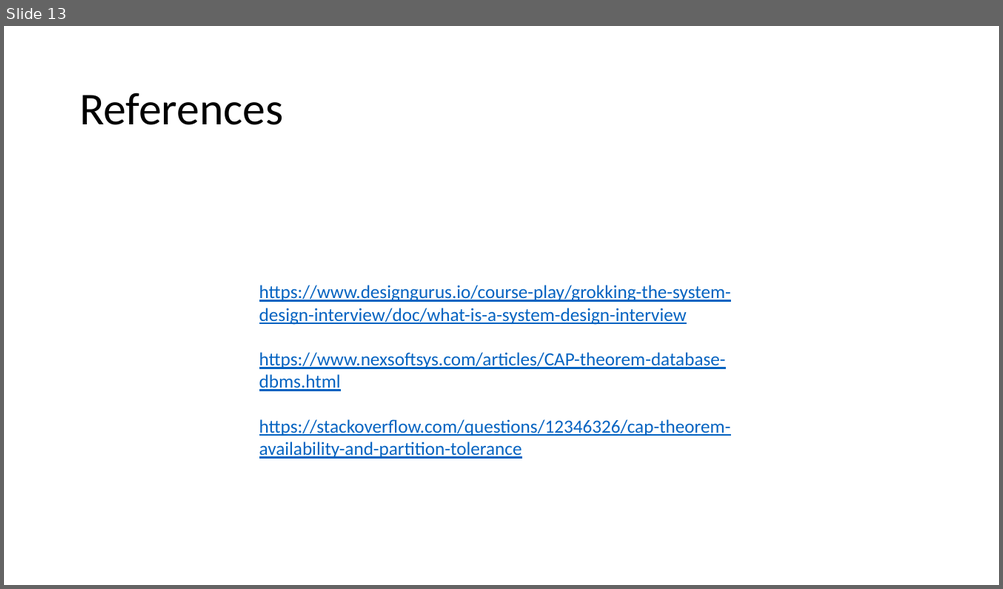
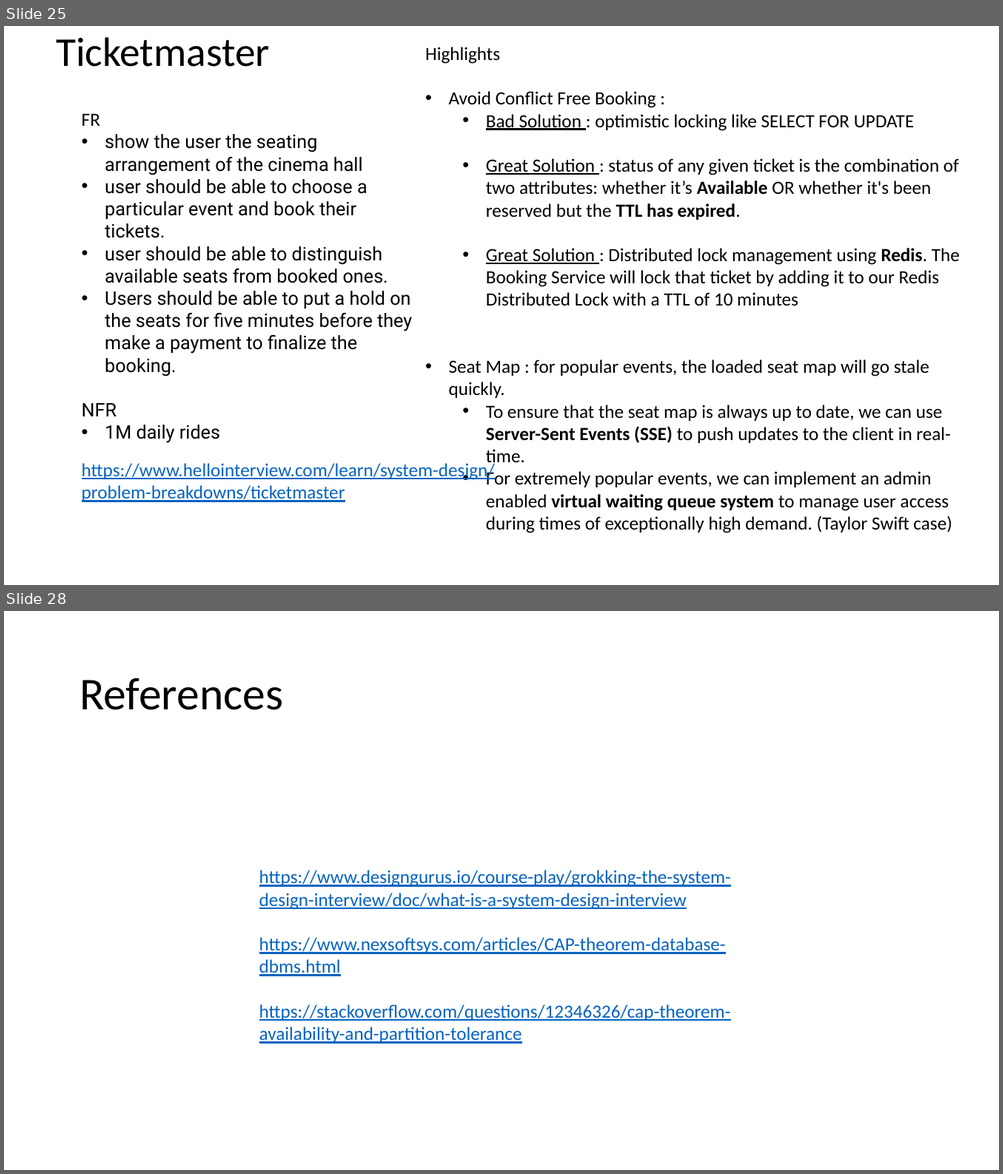
Before and after one commit to as6485/technology, a slide deck: System Design.pptx. Shown one above the other, each under a label of ours: slide 13 before the commit, slides 25 and 28 after it; the slides between them are not shown. The pictures are 1003x589 and 1003x1174 pixels, drawn with LibreOffice and Linux fonts; fonts in the diff are those of the drawing. Boxes give left, top, right and bottom in pixels: in the first picture for what was removed or moved away, otherwise in the second. Text is boxed around its words. In the diff, an @@ line names an element or a change of style, - is before the commit and + after.

Commit message:
Updates to System Design

```diff
--- a/System Design.pptx
+++ b/System Design.pptx
@@ slide 25 added at bbox=[4, 26, 999, 585], background #FFFFFF @@
@@ title added at bbox=[56, 37, 270, 67], 39.6 pt, text #000000 @@
+Ticketmaster
@@ text added at bbox=[425, 47, 959, 534], 18 pt, text #000000 @@
+Highlights
+• Avoid Conflict Free Booking :
+  • Bad Solution : optimistic locking like SELECT FOR UPDATE
+  • Great Solution : status of any given ticket is the combination of two attributes: whether it’s Available OR whether it's been reserved but the TTL has expired.
+  • Great Solution : Distributed lock management using Redis. The Booking Service will lock that ticket by adding it to our Redis Distributed Lock with a TTL of 10 minutes
+• Seat Map : for popular events, the loaded seat map will go stale quickly.
+  • To ensure that the seat map is always up to date, we can use Server-Sent Events (SSE) to push updates to the client in real-time.
+  • For extremely popular events, we can implement an admin enabled virtual waiting queue system to manage user access during times of exceptionally high demand. (Taylor Swift case)
@@ text added at bbox=[82, 113, 412, 417], 18 pt, text #000000 @@
+FR
+• show the user the seating arrangement of the cinema hall
+• user should be able to choose a particular event and book their tickets.
+• user should be able to distinguish available seats from booked ones.
+• Users should be able to put a hold on the seats for five minutes before they make a payment to finalize the booking.
+NFR
+• 1M daily rides
@@ text added at bbox=[82, 462, 495, 503], 18 pt, text #0563C1, underline @@
+https://www.hellointerview.com/learn/system-design/problem-breakdowns/ticketmaster
@@ what was slide 13 is now slide 28 @@
```
Also in this commit, not shown: 1 slide changed, 14 other slides added, 1 other file.
